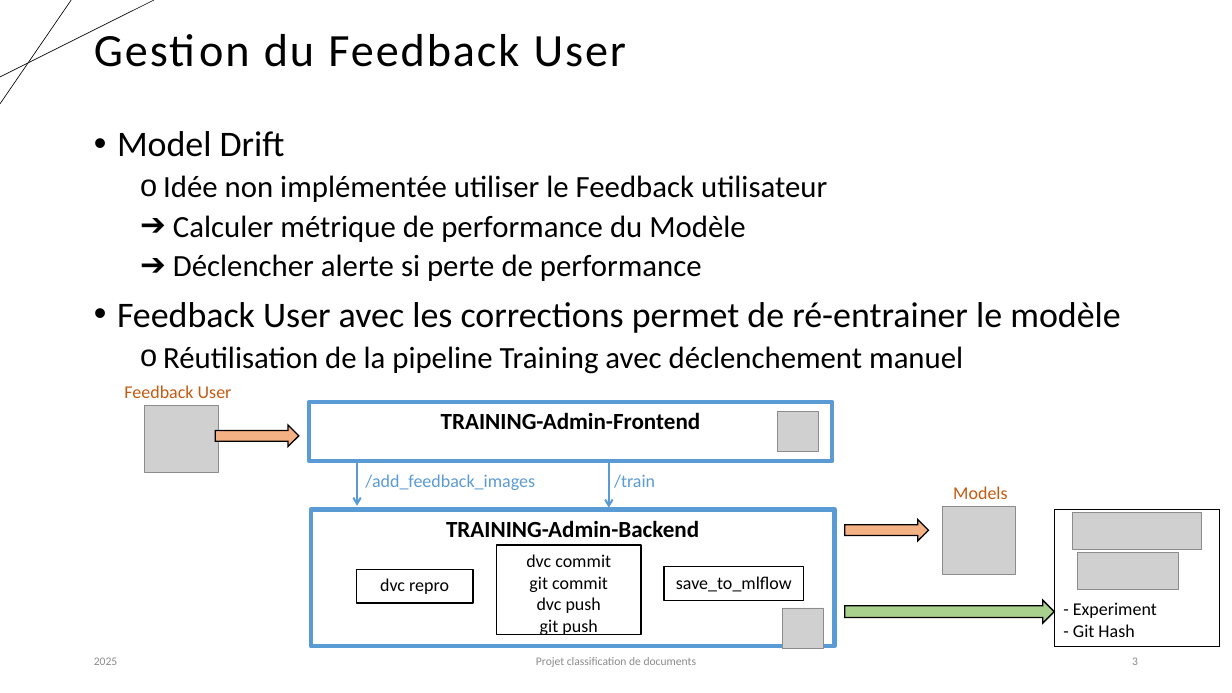
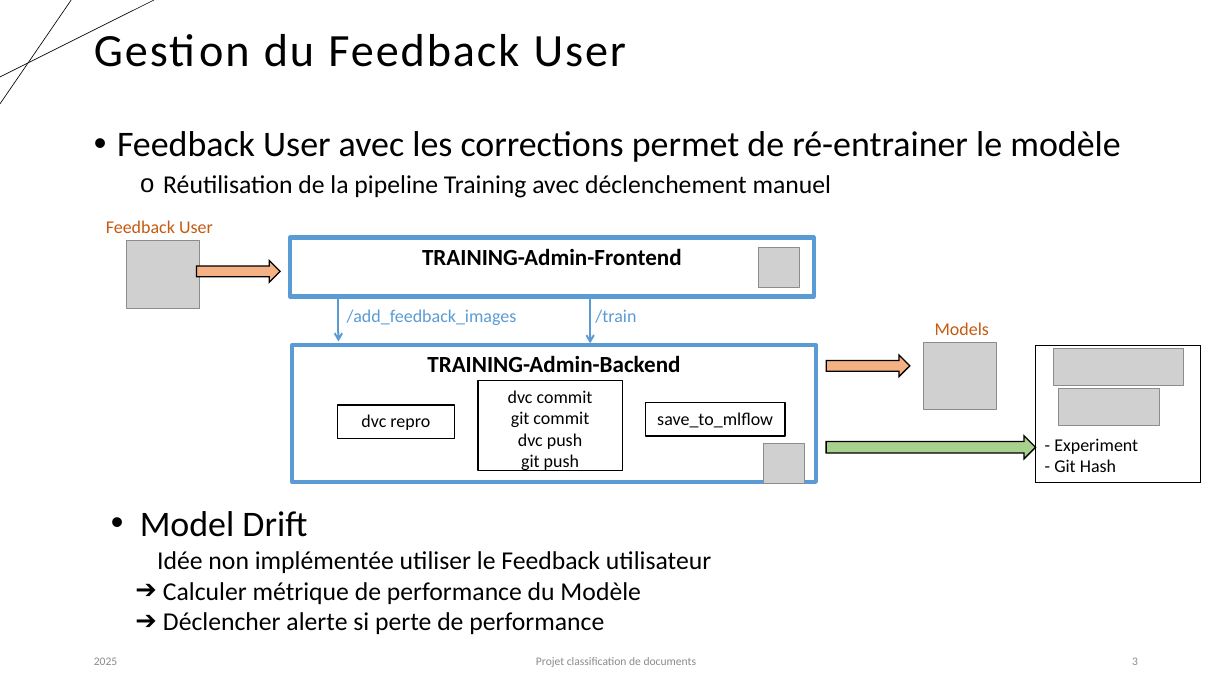
Before and after one commit to karned-formation/SEP24-MLOPS-SAKE, a slide deck: slide 3 of report/Projet_classification_MLOps_Partie3_Aymen.pptx. Drawn at 1232x693 pixels with LibreOffice and Linux fonts; fonts in the diff are those of the drawing; grey boxes stand for pictures. Boxes give left, top, right and bottom in pixels: in the first picture for what was removed or moved away, otherwise in the second. Text is boxed around its words. In the diff, an @@ line names an element or a change of style, - is before the commit and + after.

```diff
--- a/report/Projet_classification_MLOps_Partie3_Aymen.pptx
+++ b/report/Projet_classification_MLOps_Partie3_Aymen.pptx
@@ text at box(117, 131, 827, 281): paragraphs removed @@
-• Model Drift
-  o Idée non implémentée utiliser le Feedback utilisateur
-  ➔ Calculer métrique de performance du Modèle
-  ➔ Déclencher alerte si perte de performance
@@ text at box(163, 175, 832, 198): size 24 to 20 pt in "Réutilisation de la pipeline Training avec déclenchement ..." @@
@@ picture: place and size @@
-picture at box(782, 608, 823, 648)
+picture at box(759, 247, 799, 287)
@@ arrow moved from (609, 463) - (609, 507) to (338, 297) - (338, 342) @@
@@ arrow moved from (357, 461) - (357, 506) to (591, 299) - (591, 344) @@
@@ picture: place and size @@
-picture at box(777, 411, 818, 451)
+picture at box(763, 444, 804, 483)
@@ 6 rectangles, 4 pictures, 4 texts, 3 down arrows: place and size @@
-6 rectangles, 4 pictures, 4 texts, 3 down arrows at box(124, 385, 1220, 647)
+6 rectangles, 4 pictures, 4 texts, 3 down arrows at box(106, 220, 1202, 482)
@@ text added at box(140, 511, 711, 634), 20 pt, text #000000 @@
+• Model Drift
+  Idée non implémentée utiliser le Feedback utilisateur
+  ➔ Calculer métrique de performance du Modèle
+  ➔ Déclencher alerte si perte de performance
```
Also in this commit, not shown: 1 other slide changed.
